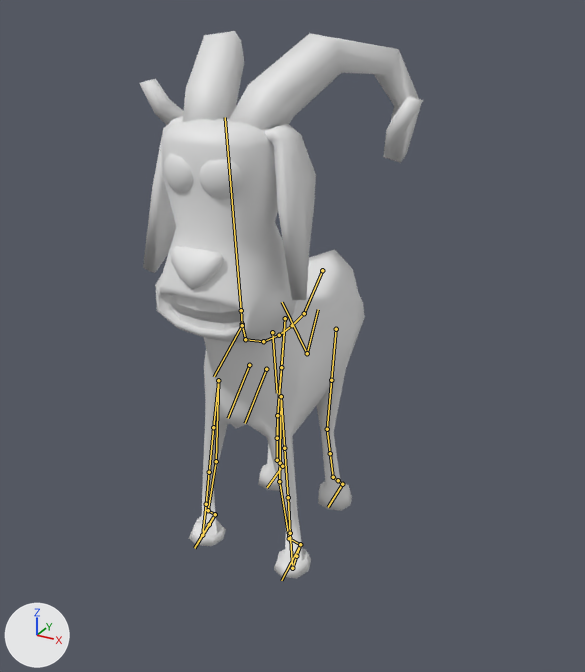
Before and after pictures for a commit that changed the Blender file Assets/Blender/Character.blend.
Both versions are drawn from a camera (50 mm lens) standing at (1.31, -2.28, 1.93) and looking at (0.13, -0.13, 0.85). The axes (+X, +Y, +Z) are drawn at lower left. The lights are the same throughout. The bones that bend it are drawn over the model as lines. Materials are left out; every surface is plain grey.
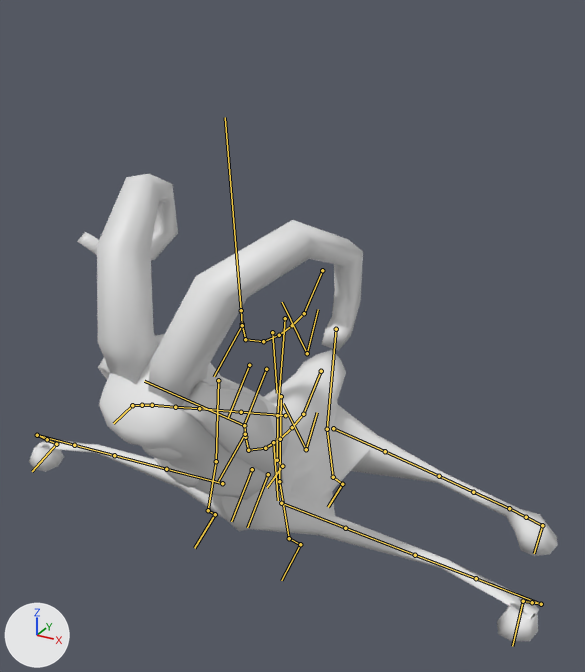
The newer file adds an action. The first version stands in its rest pose; the second is drawn at frame 60 of the action 'Jamp'.

Pixel boxes [x1, y1, x2, y2] of what changed, in the pictures (585 x 672 px):
'Body', posed (151% wider, 33% shorter): before [155, 119, 365, 578]; after [29, 334, 558, 641]
'Cube.013', posed (77% taller): before [139, 31, 424, 163]; after [77, 174, 363, 409]
'Cube.016', posed: before [143, 116, 316, 300]; after [98, 358, 284, 483]
'Sphere.002', posed: before [164, 153, 242, 200]; after [118, 435, 182, 460]

Patch to the scene script:
```diff
--- a/Assets/Blender/Character.blend.py
+++ b/Assets/Blender/Character.blend.py
@@ bone_torso @@
 bone_torso = bpy.data.objects['rig'].pose.bones['torso']  # child of 'MCH-torso.parent'
-bone_torso.location = (0.0, 0.0, 0.0)
+bone_torso.location = (0.0, 0.001, -0.427)
@@ bone_head @@
 bone_head = bpy.data.objects['rig'].pose.bones['head']  # child of 'MCH-ROT-head'
-bone_head.rotation_quaternion = (1.0, 0.0, 0.0, 0.0)  # degrees (0, 0, 0)
+bone_head.rotation_quaternion = (0.914, 0.396, -0.081, -0.024)  # degrees (47, -7, -6)
@@ bone_front_foot_ik_l @@
 bone_front_foot_ik_l = bpy.data.objects['rig'].pose.bones['front_foot_ik.L']  # child of 'MCH-front_foot_ik.parent.L'
-bone_front_foot_ik_l.location = (0.0, 0.0, 0.0)
-bone_front_foot_ik_l.rotation_quaternion = (1.0, 0.0, 0.0, 0.0)  # degrees (0, 0, 0)
+bone_front_foot_ik_l.location = (0.807, 0.0, 0.082)
+bone_front_foot_ik_l.rotation_quaternion = (0.99, 0.0, -0.085, 0.0)  # degrees (0, -10, 0)
@@ bone_front_foot_ik_r @@
 bone_front_foot_ik_r = bpy.data.objects['rig'].pose.bones['front_foot_ik.R']  # child of 'MCH-front_foot_ik.parent.R'
-bone_front_foot_ik_r.location = (0.0, 0.0, 0.0)
-bone_front_foot_ik_r.rotation_quaternion = (1.0, 0.0, 0.0, 0.0)  # degrees (0, 0, 0)
+bone_front_foot_ik_r.location = (-0.807, 0.0, 0.082)
+bone_front_foot_ik_r.rotation_quaternion = (0.996, 0.0, 0.086, 0.0)  # degrees (0, 10, 0)
@@ bone_foot_ik_l @@
 bone_foot_ik_l = bpy.data.objects['rig'].pose.bones['foot_ik.L']  # child of 'MCH-foot_ik.parent.L'
-bone_foot_ik_l.location = (0.0, 0.0, 0.0)
-bone_foot_ik_l.rotation_quaternion = (1.0, 0.0, 0.0, 0.0)  # degrees (0, 0, 0)
+bone_foot_ik_l.location = (0.807, 0.0, 0.082)
+bone_foot_ik_l.rotation_quaternion = (0.99, 0.0, -0.085, 0.0)  # degrees (0, -10, 0)
@@ bone_foot_ik_r @@
 bone_foot_ik_r = bpy.data.objects['rig'].pose.bones['foot_ik.R']  # child of 'MCH-foot_ik.parent.R'
-bone_foot_ik_r.location = (0.0, 0.0, 0.0)
-bone_foot_ik_r.rotation_quaternion = (1.0, 0.0, 0.0, 0.0)  # degrees (0, 0, 0)
+bone_foot_ik_r.location = (-0.807, 0.0, 0.082)
+bone_foot_ik_r.rotation_quaternion = (0.996, 0.0, 0.086, 0.0)  # degrees (0, 10, 0)
```
